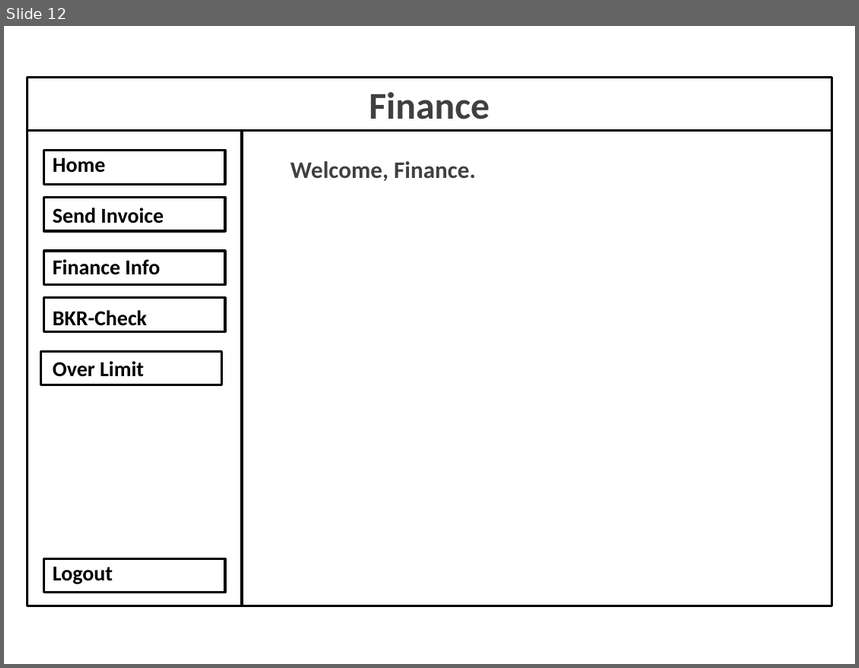
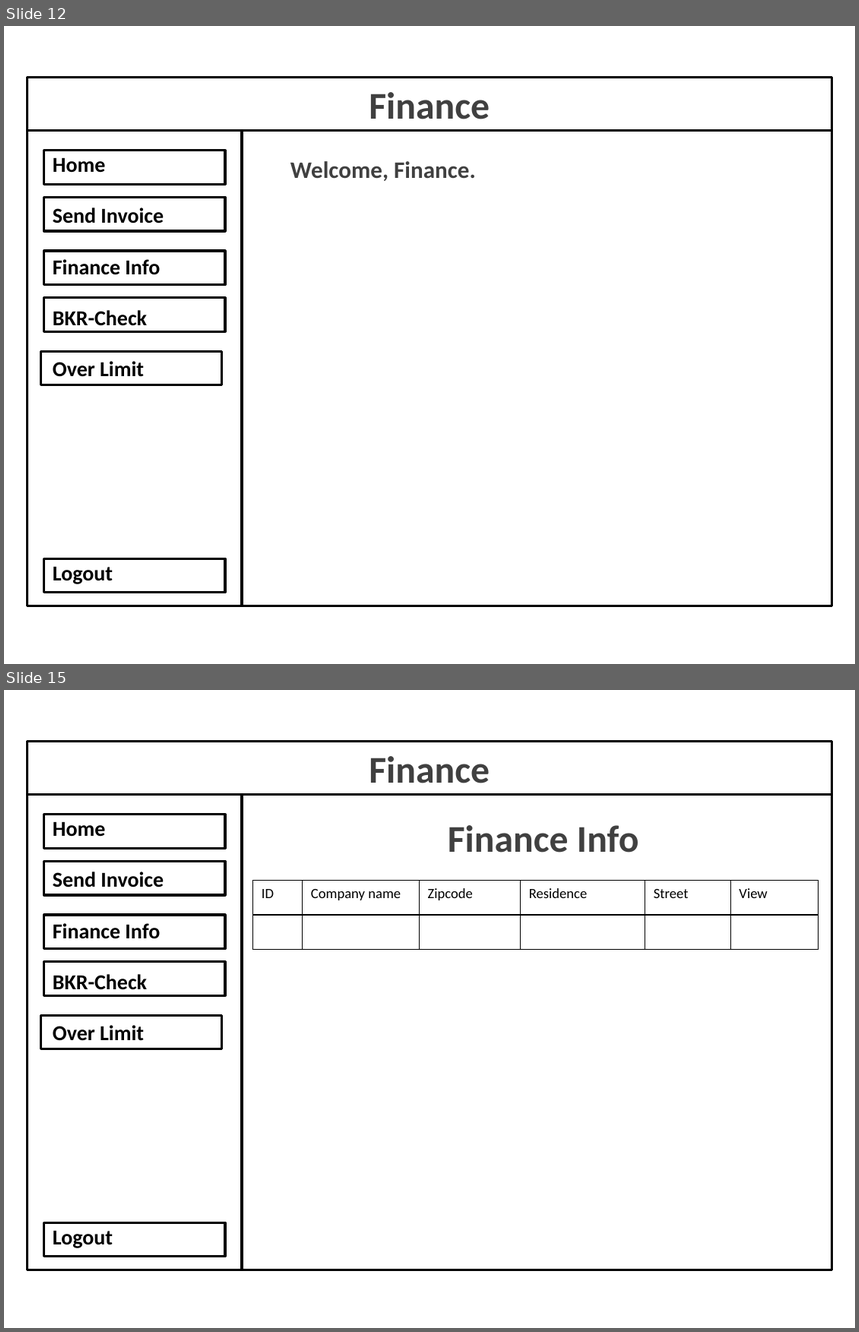
Before and after one commit to Aplicticus/Project_Barroc-IT_Groep6, a slide deck: Docs/Prototype_v0.1/Barroc-IT Prototype.pptx. Shown one above the other, each under a label of ours: slide 12 before the commit, slides 12 and 15 after it; the slides between them are not shown. The pictures are 859x668 and 859x1332 pixels, drawn with LibreOffice and Linux fonts; fonts in the diff are those of the drawing. Boxes give left, top, right and bottom in pixels: in the first picture for what was removed or moved away, otherwise in the second. Text is boxed around its words. In the diff, an @@ line names an element or a change of style, - is before the commit and + after.

```diff
--- a/Docs/Prototype_v0.1/Barroc-IT Prototype.pptx
+++ b/Docs/Prototype_v0.1/Barroc-IT Prototype.pptx
@@ slide 15 added at [4,690,855,1328], background #FFFFFF @@
@@ rectangle added at [28,741,832,795], outline #000000 2 pt @@
@@ text added at [369,756,490,783], 32 pt, text #404040, bold @@
+Finance
@@ rectangle added at [28,795,243,1271], outline #000000 2 pt @@
@@ rectangle added at [243,795,832,1271], outline #000000 2 pt @@
@@ rectangle added at [44,815,225,848], outline #000000 2 pt @@
@@ text added at [53,822,164,1249], 18 pt, text #000000, bold @@
+Home
+Send Invoice
+Finance Info
+BKR-Check
+Over Limit
+Logout
@@ text added at [448,825,639,853], 32 pt, text #404040, bold @@
+Finance Info
@@ rectangle added at [44,861,225,895], outline #000000 2 pt @@
@@ table added at [253,881,819,950], 2 rows, 6 columns @@
+ID | Company name | Zipcode | Residence | Street | View
+ |  |  |  |  | 
@@ rectangle added at [44,915,225,948], outline #000000 2 pt @@
@@ rectangle added at [44,961,225,996], outline #000000 2 pt @@
@@ rectangle added at [40,1015,222,1049], outline #000000 2 pt @@
@@ rectangle added at [44,1223,225,1257], outline #000000 2 pt @@
```
Also in this commit, not shown: 7 slides changed, 4 other slides added.
